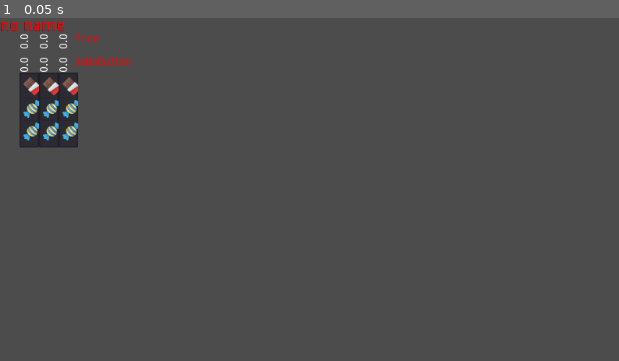
Above: before the commit, frame 1.
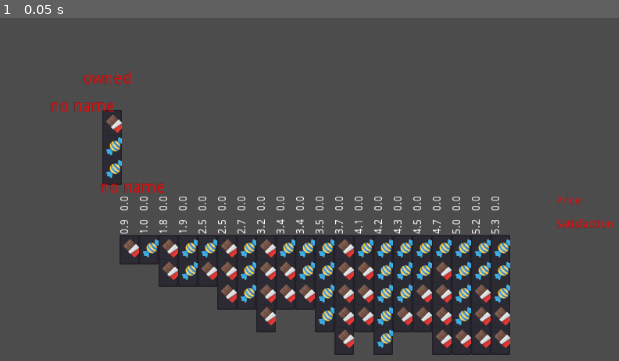
Above: after the commit, the same moment.

Repository: carlostgit/Prices
Game: Godot game, scene res://MainScene.tscn
Same seed, same stepped clock (60 frames per second), same inputs: the game is played once before the commit and once after it. Before the commit the project starts from res://CombinationItemList.tscn. The engine's default icon, where the game draws it, is replaced by a stand-in: a white triangle on a blue panel in a dark square.
Inputs:
- Up to frame 1 (0.05 s): no input

The runs differ from the first frame. In frame 1, 20% of the frame differs, in the area x 0-100%, y 1-99%.

Commit message:
Se añade un Mainscene, y se hacen correcciones

Diff:
--- a/CombinationCreator.gd
+++ b/CombinationCreator.gd
@@ -15,9 +15,9 @@
 # Called when the node enters the scene tree for the first time.
 func _ready():
 
-	print(calculate_combinations_old(3))
-
-	print(calculate_combination_list(3))
+#	print(calculate_combinations_old(3))
+#
+#	print(calculate_combination_list(3))
 
 	pass # Replace with function body.
 
--- a/CombinationItem.gd
+++ b/CombinationItem.gd
@@ -28,14 +28,14 @@
 
 # Called when the node enters the scene tree for the first time.
 func _ready():
-	print ("ready!!")
+#	print ("ready!!")
 #	init_default_test()
 #
 #	pass # Replace with function body.
 
 # Called every frame. 'delta' is the elapsed time since the previous frame.
 #func _process(delta):
-#	pass
+	pass
 
 func init_default_test():
 #	var default_canvas_item = CanvasItem.new()
@@ -47,10 +47,7 @@
 
 func init(combination_dict_arg:Dictionary = Dictionary(), name_arg:String = "", labels_arg:Array = Array()):
 #	_canvas_item = canvas_item_arg
-
-
 	_combination_dict = combination_dict_arg
-
 	#TODO
 	#Dibujar una combinación, con la posibilidad de acompañarla de un valor
 	add_item_list(combination_dict_arg, labels_arg)
@@ -59,18 +56,17 @@
 
 func _init(combination_dict_arg:Dictionary = Dictionary(), name_arg:String = "", labels_arg:Array = Array()):
 ##	_canvas_item = canvas_item_arg
+#	_combination_dict = combination_dict_arg
+#
+#	#TODO
+#	#Dibujar una combinación, con la posibilidad de acompañarla de un valor
+#	add_item_list(combination_dict_arg, labels_arg)
+#
+#	self.set_label(name_arg)
+	pass
 
-
-	_combination_dict = combination_dict_arg
-
-	#TODO
-	#Dibujar una combinación, con la posibilidad de acompañarla de un valor
-	add_item_list(combination_dict_arg, labels_arg)
-
-	self.set_label(name_arg)
-#
 func set_label(label_name_arg:String)->void:
-	print("label_name is")
+#	print("label_name is")
 	var label_name:Label = Label.new()
 	label_name.set_scale(Vector2(1.5,1.5))
 	label_name.set_text(label_name_arg)
--- a/CombinationItemList.gd
+++ b/CombinationItemList.gd
@@ -37,8 +37,8 @@
 # Called when the node enters the scene tree for the first time.
 func _ready():
 	#self.set_size(Vector2(40,40))
-	init_default_test()
-#	pass # Replace with function body.
+#	init_default_test()
+	pass # Replace with function body.
 
 
 func init_default_test():
@@ -57,6 +57,10 @@
 #	pass
 #func _init(canvas_item_arg:CanvasItem, combinations_arg:Array, combination_satisfaction_arg:Dictionary = Dictionary()):
 #func _init(canvas_item_arg:CanvasItem, combinations_arg:Array = Array(), combination_satisfaction_arg:Dictionary = Dictionary(),combination_price_arg:Dictionary = Dictionary(),name_arg:String = "no name"):
+
+func init(combinations_arg:Array, combination_satisfaction_arg:Dictionary):
+	_init(combinations_arg, combination_satisfaction_arg)
+
 func _init(combinations_arg:Array = Array(), combination_satisfaction_arg:Dictionary = Dictionary(),combination_price_arg:Dictionary = Dictionary(),name_arg:String = "no name"):
 #	_canvas_item = canvas_item_arg
 	#_combinations = combinations_arg
--- a/CombinationValueList.gd
+++ b/CombinationValueList.gd
@@ -30,19 +30,19 @@
 # Called when the node enters the scene tree for the first time.
 func _ready():
 
-	var dict1 = {"chocolate":2.2,"candy":1.1 }
-	var dict2 = {"chocolate":2.2,"candy":1.1 }
-	var dict3 = {"chocolate":2.21,"candy":1.1 }
-
-	add_combination_value(Combination.new(dict1),5)
-	add_combination_value(Combination.new(dict2),2)
-	add_combination_value(Combination.new(dict3),3)
-
-	print(get_thing_quantity_value_array())
-
-	self.sort()
-
-	print(get_thing_quantity_value_array())
+#	var dict1 = {"chocolate":2.2,"candy":1.1 }
+#	var dict2 = {"chocolate":2.2,"candy":1.1 }
+#	var dict3 = {"chocolate":2.21,"candy":1.1 }
+#
+#	add_combination_value(Combination.new(dict1),5)
+#	add_combination_value(Combination.new(dict2),2)
+#	add_combination_value(Combination.new(dict3),3)
+#
+#	print(get_thing_quantity_value_array())
+#
+#	self.sort()
+#
+#	print(get_thing_quantity_value_array())
 
 	pass # Replace with function body.
 
@@ -66,6 +66,15 @@
 
 func get_combination_value_array()->Array:
 	return _combination_value_array
+
+func get_combination_dict_array()->Array:
+	var combination_dict_array:Array = []
+	for combination_value in _combination_value_array:
+		var combination:Combination = combination_value.get_combination()
+		var thing_quantity_dict:Dictionary = combination.get_thing_quantity_dict()
+		combination_dict_array.append(thing_quantity_dict)
+
+	return combination_dict_array
 
 func get_thing_quantity_value_array()->Array:
 	var return_array = []
--- /dev/null
+++ b/MainScene.gd
@@ -0,0 +1,63 @@
+extends Node2D
+
+const CombinationCreator = preload("res://CombinationCreator.gd")
+const CombinationList = preload("res://CombinationList.gd")
+const Combination = preload("res://Combination.gd")
+const SatisfactionCalculator = preload("res://SatisfactionCalculator.gd")
+const CombinationValueList = preload("res://CombinationValueList.gd")
+
+# Declare member variables here. Examples:
+# var a = 2
+# var b = "text"
+
+
+# Called when the node enters the scene tree for the first time.
+func _ready():
+#	Owned items
+	var owned_items_dict = {"chocolate":1, "candy":2}
+	$OwnedItems.init(owned_items_dict,"owned",["",""])
+
+#	CombinationSatisfactionList
+
+	var combination_value_list:CombinationValueList = CombinationValueList.new()
+
+	var satisfaction_calculator:SatisfactionCalculator = SatisfactionCalculator.new()
+	satisfaction_calculator.init_default_satisfaction()
+
+	var combination_creator = CombinationCreator.new()
+	var combination_list = combination_creator.calculate_combination_list(5)
+	print(combination_list.get_thing_quantity_dict_array())
+
+	var combinations_array:Array = combination_list.get_combinations_array()
+
+#	var combination_satisfaction:Dictionary = {}
+#	var combination_dict_array:Array = []
+	for combination in combinations_array:
+		var combination_dict = combination.get_thing_quantity_dict()
+#		combination_dict_array.append(combination_dict)
+#		print(combination_dict)
+		var satisf:float = satisfaction_calculator.calculate_satisf(combination_dict)
+#		combination_satisfaction[combination_dict] = satisf
+#		print(satisf)
+
+		combination_value_list.add_combination_value(combination,satisf)
+
+
+	combination_value_list.sort()
+
+
+	var combination_dict_array_sorted:Array = combination_value_list.get_combination_dict_array()
+
+	var combination_satisfaction:Dictionary = {}
+	for combination_dict in combination_dict_array_sorted:
+		var satisf:float = satisfaction_calculator.calculate_satisf(combination_dict)
+		combination_satisfaction[combination_dict] = satisf
+
+	$CombinationSatisfaction.init(combination_dict_array_sorted,combination_satisfaction)
+
+	pass # Replace with function body.
+
+
+# Called every frame. 'delta' is the elapsed time since the previous frame.
+#func _process(delta):
+#	pass
--- /dev/null
+++ b/MainScene.tscn
@@ -0,0 +1,17 @@
+[gd_scene load_steps=4 format=2]
+
+[ext_resource path="res://MainScene.gd" type="Script" id=1]
+[ext_resource path="res://CombinationItem.tscn" type="PackedScene" id=2]
+[ext_resource path="res://CombinationItemList.tscn" type="PackedScene" id=3]
+
+[node name="MainScene" type="Node2D"]
+script = ExtResource( 1 )
+
+[node name="OwnedItems" parent="." instance=ExtResource( 2 )]
+margin_left = 53.0
+margin_top = 34.0
+margin_right = 53.0
+margin_bottom = 34.0
+
+[node name="CombinationSatisfaction" parent="." instance=ExtResource( 3 )]
+position = Vector2( 64, 103.719 )
--- a/Prices.gd
+++ b/Prices.gd
@@ -6,7 +6,7 @@
 
 var _products = ["chocolate","candy"]
 var _currency = "candy"
-var _prices_dict = {"chocolate": 1.0, "candy":0.9}
+var _prices_dict = {"chocolate": 1.0, "candy":0.5}
 
 
 # Called when the node enters the scene tree for the first time.
@@ -16,7 +16,7 @@
 		print(product +": " + str(get_price_of_product(product)))
 
 	var combination_dict:Dictionary = {"chocolate": 4,"candy":6}
-	print("combination price: "+str(calculate_price(combination_dict)))
+#	print("combination price: "+str(calculate_price(combination_dict)))
 	pass # Replace with function body.
 
 # Called every frame. 'delta' is the elapsed time since the previous frame.
--- a/SatisfactionCalculator.gd
+++ b/SatisfactionCalculator.gd
@@ -80,9 +80,9 @@
 	init_default_satisfaction()
 
 func init_default_satisfaction():
-	var satis_curve_chocolate:SatisfactionCurve = SatisfactionCurve.new(30.16,10)
-	var satis_curve_candy:SatisfactionCurve = SatisfactionCurve.new(10,3)
-	var satis_curve_sweets:SatisfactionCurve = SatisfactionCurve.new(1.8,15)
+	var satis_curve_chocolate:SatisfactionCurve = SatisfactionCurve.new(2.16,10)
+	var satis_curve_candy:SatisfactionCurve = SatisfactionCurve.new(2.2,14)
+	var satis_curve_sweets:SatisfactionCurve = SatisfactionCurve.new(1.8, 1)
 
 	_product_satisf_curve_dict["chocolate"]=satis_curve_chocolate
 	_product_satisf_curve_dict["candy"]=satis_curve_candy
--- a/TradeCalculator.gd
+++ b/TradeCalculator.gd
@@ -75,6 +75,7 @@
 		var best_product_price = 0.0
 		var best_increment_of_satisfaction_for_price:float = 0.0
 #		print("count :"+str(count))
+		var product_found = false
 		for product in products:
 			var trying_combination:Dictionary = combination.duplicate()
 			trying_combination[product] += step_length
@@ -89,6 +90,7 @@
 #			print("satisf: "+ str(satisfaction_of_trying_combination))
 
 			if price<left_money and increment_of_satisfaction > 0.0:
+				product_found = true
 
 #				var satisfacton_of_trying_combination_for_price = satisfaction_of_trying_combination/price
 				var increment_of_satisfaction_for_price:float = increment_of_satisfaction/price
@@ -103,12 +105,9 @@
 					best_product_combination = trying_combination
 					best_product_price = price
 					best_increment_of_satisfaction_for_price = increment_of_satisfaction_for_price
-			else:
-#				no money, or no increment of satisfaction
-				end_calculating = true
-				break
 
-		if end_calculating:
+
+		if false==product_found:
 			break
 
 		left_money -= best_product_price
--- a/project.godot
+++ b/project.godot
@@ -33,7 +33,7 @@
 [application]
 
 config/name="Prices"
-run/main_scene="res://CombinationItemList.tscn"
+run/main_scene="res://MainScene.tscn"
 config/icon="res://icon.png"
 
 [autoload]
